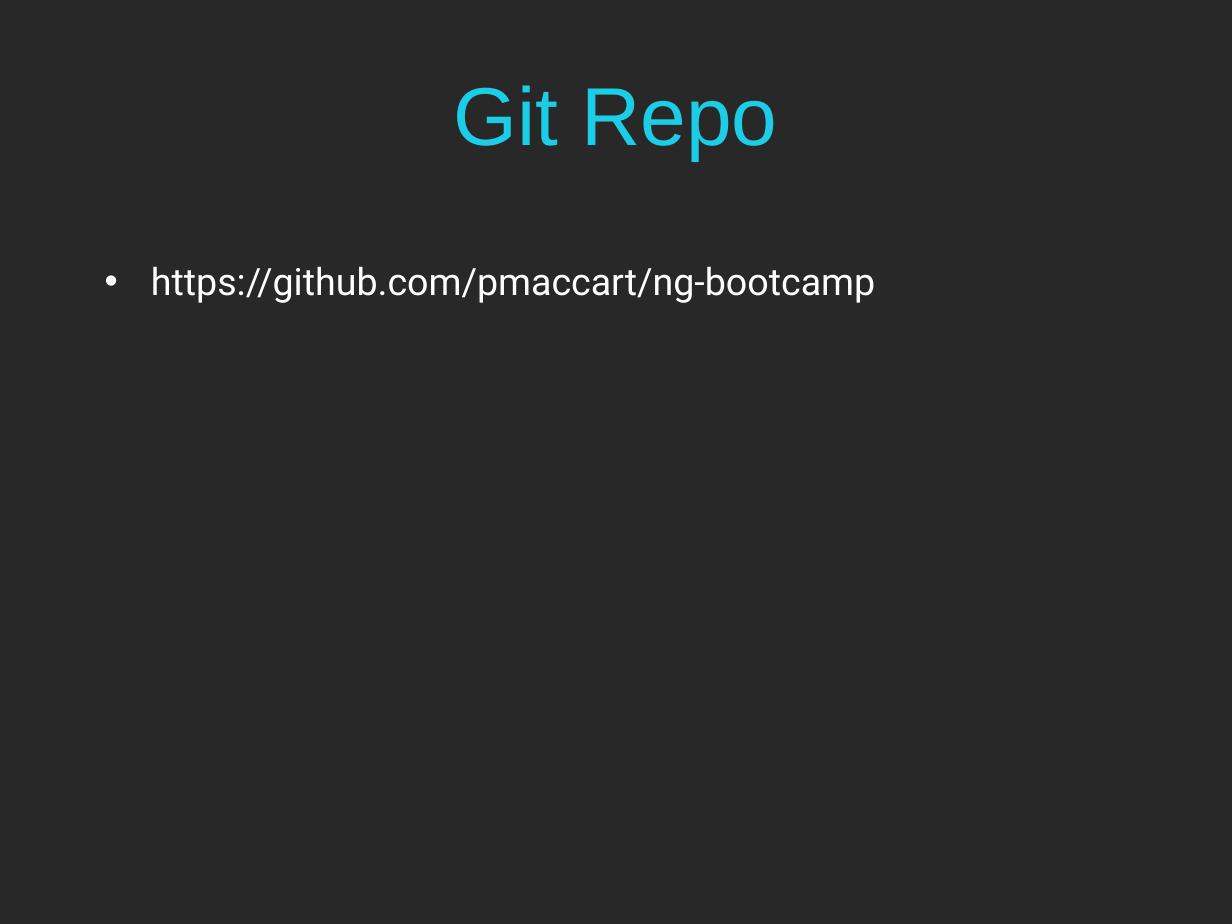
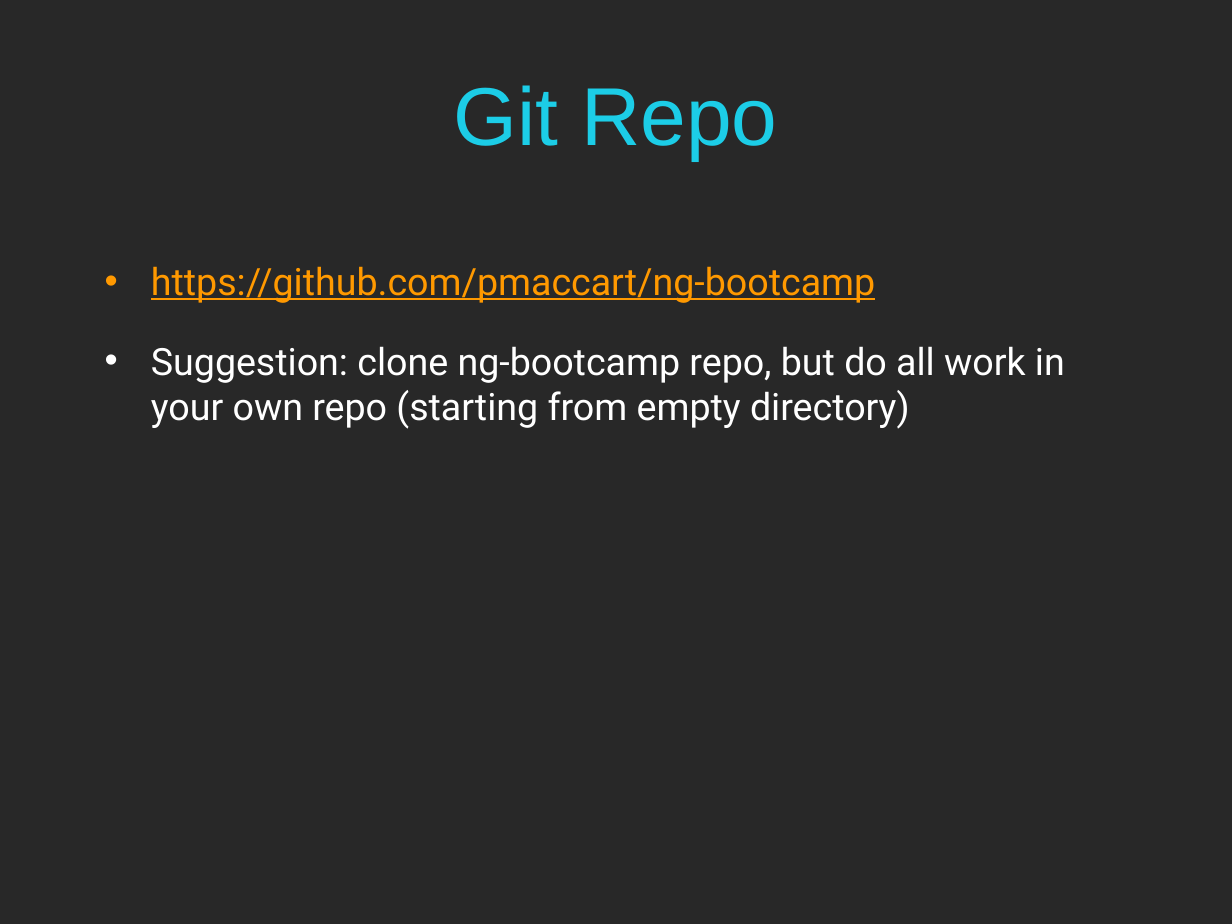
Before and after one commit to pmaccart/ng-bootcamp, a slide deck: slide 3 of slides/ng-bootcamp-day-0.pptx. Drawn at 1232x924 pixels with LibreOffice and Linux fonts; fonts in the diff are those of the drawing. Boxes give left, top, right and bottom in pixels: in the first picture for what was removed or moved away, otherwise in the second. Text is boxed around its words. In the diff, an @@ line names an element or a change of style, - is before the commit and + after.

Commit message:
final slide tweak

```diff
--- a/slides/ng-bootcamp-day-0.pptx
+++ b/slides/ng-bootcamp-day-0.pptx
@@ text at [151, 266, 875, 303]: text colour #FFFFFF to #FF9900, underline on in "https://github.com/pmaccart/ng-bootcamp" @@
@@ text at [151, 346, 1065, 429]: paragraph added @@
+• Suggestion: clone ng-bootcamp repo, but do all work in your own repo (starting from empty directory)
```
